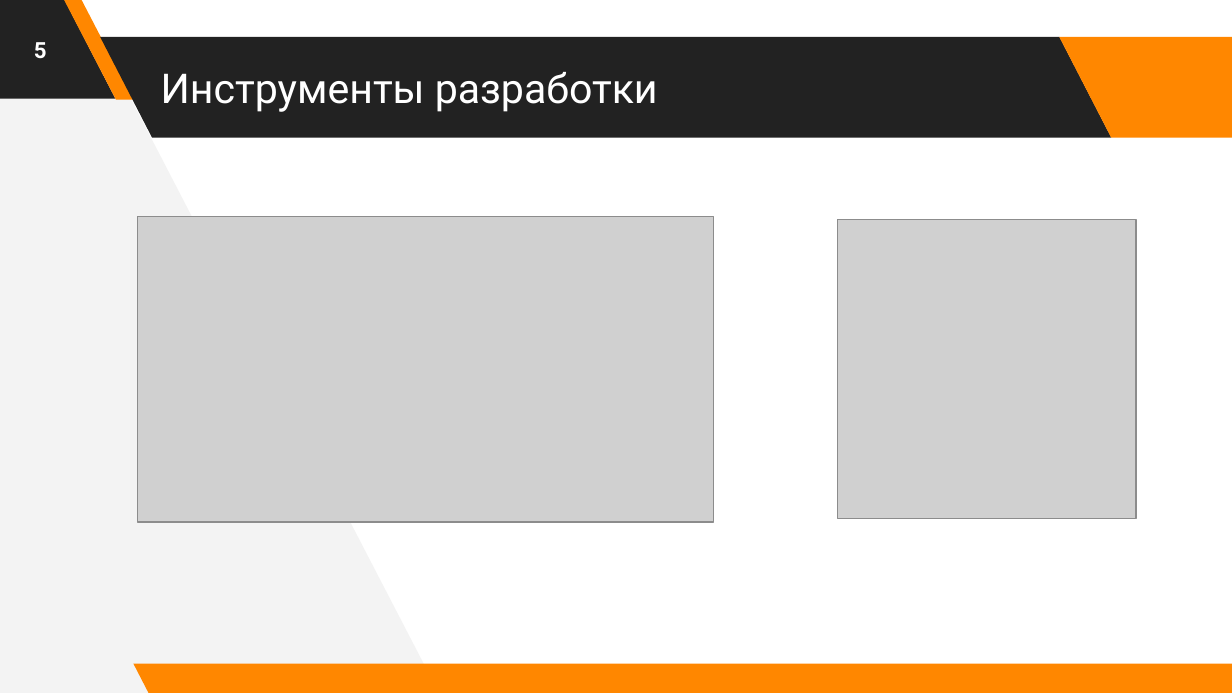
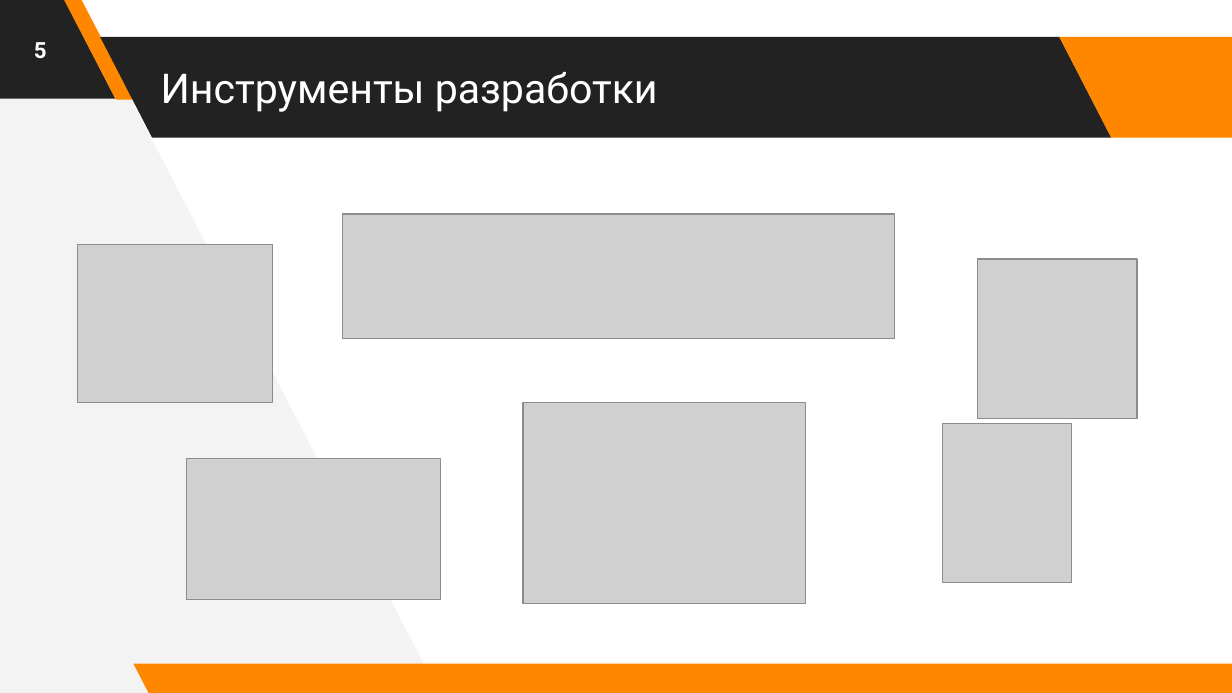
Before and after one commit to adavisly/ComicBookReader-ASP-MVC, a slide deck: slide 5 of conference/Галиева_Р.А._презентация.pptx. Drawn at 1232x693 pixels with LibreOffice and Linux fonts; fonts in the diff are those of the drawing; grey boxes stand for pictures. Boxes give left, top, right and bottom in pixels: in the first picture for what was removed or moved away, otherwise in the second. Text is boxed around its words. In the diff, an @@ line names an element or a change of style, - is before the commit and + after.

```diff
--- a/conference/Галиева_Р.А._презентация.pptx
+++ b/conference/Галиева_Р.А._презентация.pptx
@@ picture removed at [137, 216, 713, 521] @@
@@ picture added at [342, 214, 894, 339] @@
@@ picture added at [78, 245, 272, 403] @@
@@ picture: place and size @@
-picture at [838, 219, 1136, 517]
+picture at [978, 259, 1137, 418]
@@ picture added at [524, 402, 806, 604] @@
@@ picture added at [942, 424, 1072, 583] @@
@@ picture added at [186, 458, 440, 600] @@
```
Also in this commit, not shown: 4 other slides changed, 1 slide added, 16 other files.
